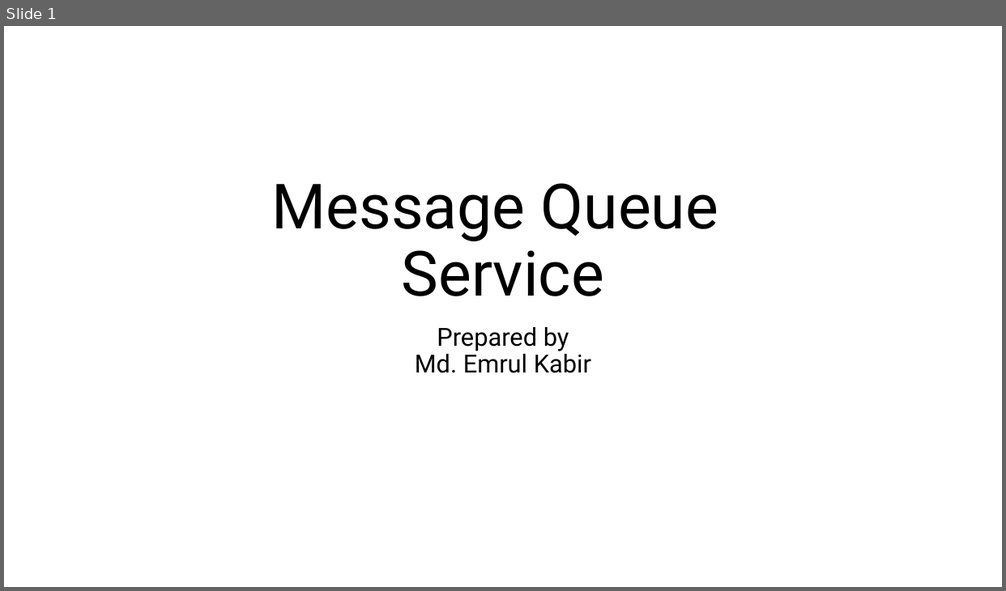
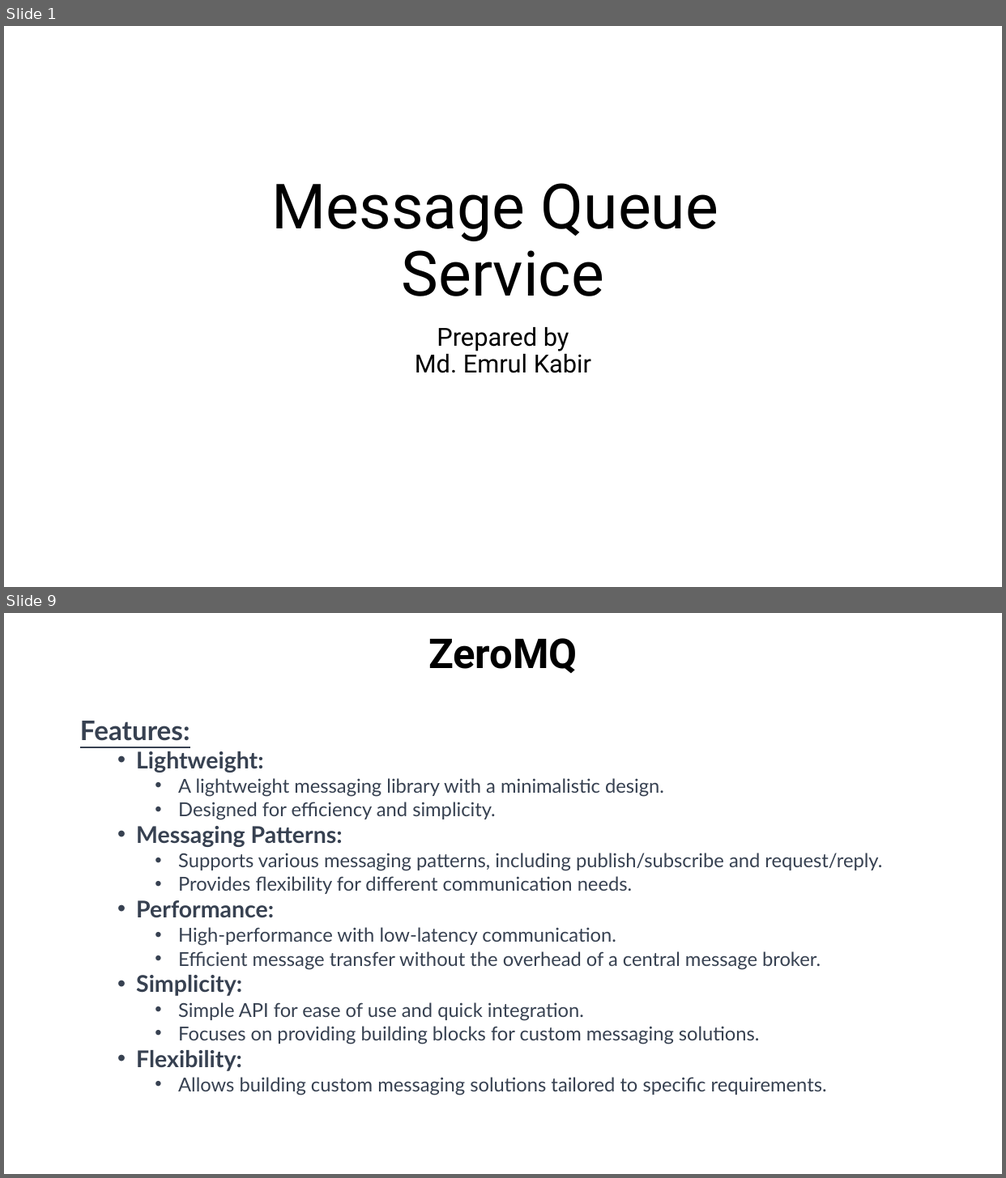
Before and after one commit to emrul11/OSL-MessageQueueService, a slide deck: Documents/MessageQueueService.pptx. Shown one above the other, each under a label of ours: slide 1 before the commit, slides 1 and 9 after it; the slides between them are not shown. The pictures are 1006x591 and 1006x1178 pixels, drawn with LibreOffice and Linux fonts; fonts in the diff are those of the drawing. Boxes give left, top, right and bottom in pixels: in the first picture for what was removed or moved away, otherwise in the second. Text is boxed around its words. In the diff, an @@ line names an element or a change of style, - is before the commit and + after.

```diff
--- a/Documents/MessageQueueService.pptx
+++ b/Documents/MessageQueueService.pptx
@@ slide 9 added at bbox=[4, 613, 1002, 1174], background #FFFFFF @@
@@ title added at bbox=[428, 638, 577, 673], 39.6 pt, text #000000, bold @@
+ZeroMQ
@@ text added at bbox=[80, 721, 882, 1096], 18.5 pt, text #374151 @@
+Features:
+  • Lightweight:
+    • A lightweight messaging library with a minimalistic design.
+    • Designed for efficiency and simplicity.
+  • Messaging Patterns:
+    • Supports various messaging patterns, including publish/subscribe and request/reply.
+    • Provides flexibility for different communication needs.
+  • Performance:
+    • High-performance with low-latency communication.
+    • Efficient message transfer without the overhead of a central message broker.
+  • Simplicity:
+    • Simple API for ease of use and quick integration.
+    • Focuses on providing building blocks for custom messaging solutions.
+  • Flexibility:
+    • Allows building custom messaging solutions tailored to specific requirements.
```
Also in this commit, not shown: 5 slides changed, 19 other slides added.
